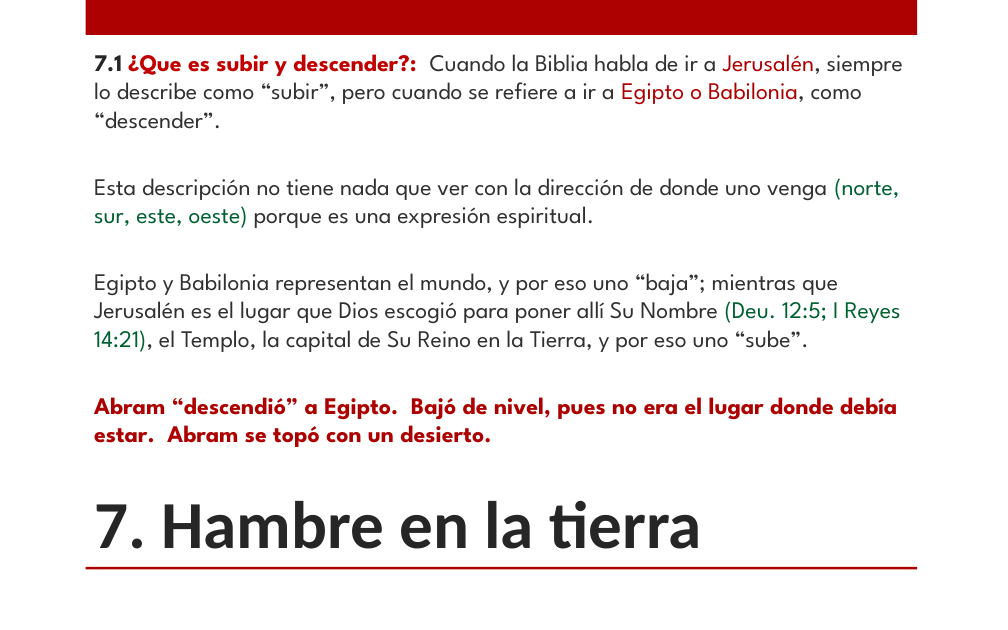
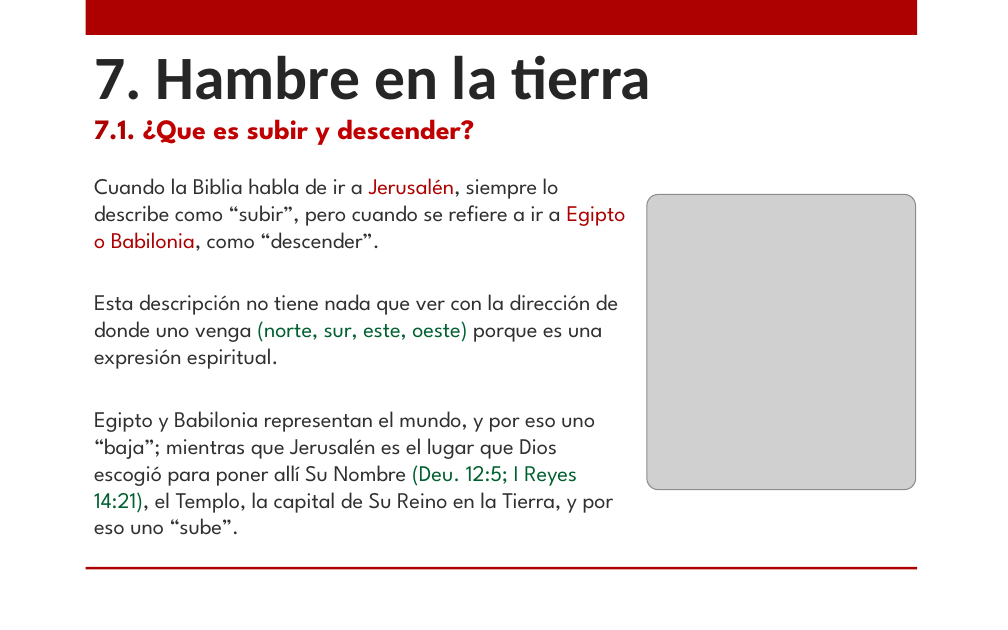
Before and after one commit to CreyTuning/documents, a slide deck: slide 13 of slideshow/Estudios Biblicos/3.-Genesis_1.pptx. Drawn at 1008x630 pixels with LibreOffice and Linux fonts; fonts in the diff are those of the drawing; grey boxes stand for pictures; background and template pictures are left out. Boxes give left, top, right and bottom in pixels: in the first picture for what was removed or moved away, otherwise in the second. Text is boxed around its words. In the diff, an @@ line names an element or a change of style, - is before the commit and + after.

```diff
--- a/slideshow/Estudios Biblicos/3.-Genesis_1.pptx
+++ b/slideshow/Estudios Biblicos/3.-Genesis_1.pptx
@@ text "7. Hambre en la tierra": place and size @@
-text "7. Hambre en la tierra" at [94, 500, 701, 549]
+text "7. Hambre en la tierra" at [94, 55, 651, 100]
@@ text "7. Hambre en la tierra" at [94, 55, 651, 100]: size 48 to 44 pt; vertical alignment bottom to middle @@
@@ text added at [94, 119, 474, 145], 20 pt, text #C00000, bold @@
+7.1. ¿Que es subir y descender?
@@ text "Cuando la Biblia habla de ...": place and size @@
-text "Cuando la Biblia habla de ..." at [94, 54, 903, 447]
+text "Cuando la Biblia habla de ..." at [94, 178, 626, 535]
@@ text at [94, 178, 626, 251]: text changed; size 17 to 16 pt @@
-7.1 ¿Que es subir y descender?: Cuando la Biblia habla de ir a Jerusalén, siempre lo describe como “subir”, pero cuando se refiere a ir a Egipto o Babilonia, como “descender”.
+Cuando la Biblia habla de ir a Jerusalén, siempre lo describe como “subir”, pero cuando se refiere a ir a Egipto o Babilonia, como “descender”.
@@ picture added at [647, 195, 916, 490] @@
@@ text at [94, 294, 618, 535]: size 17 to 16 pt in "Esta descripción no tiene nada que ver ...", "Egipto y Babilonia representan el mundo, y ..." @@
@@ text at [94, 397, 897, 447]: paragraph removed @@
-Abram “descendió” a Egipto. Bajó de nivel, pues no era el lugar donde debía estar. Abram se topó con un desierto.
```
Also in this commit, not shown: 12 other slides changed.
